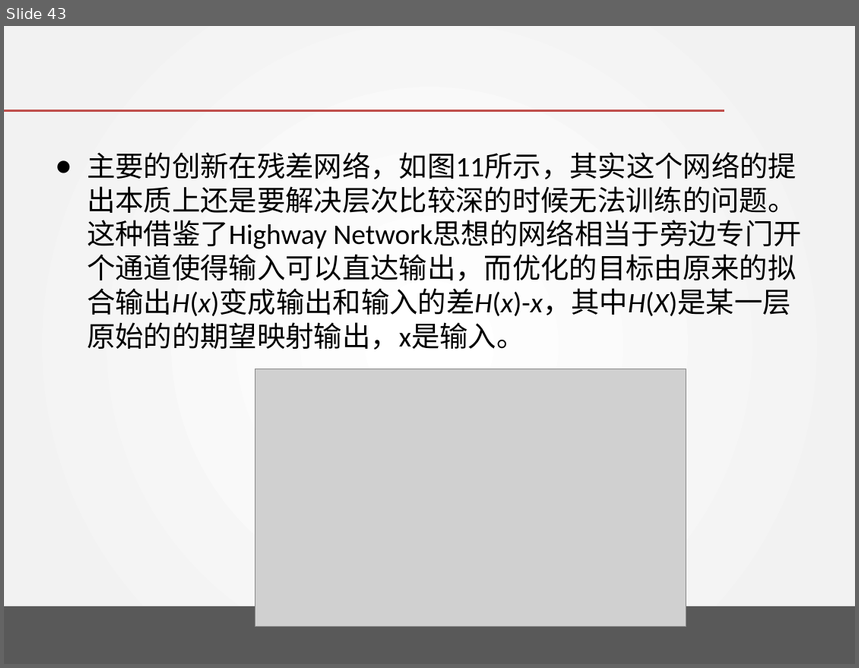
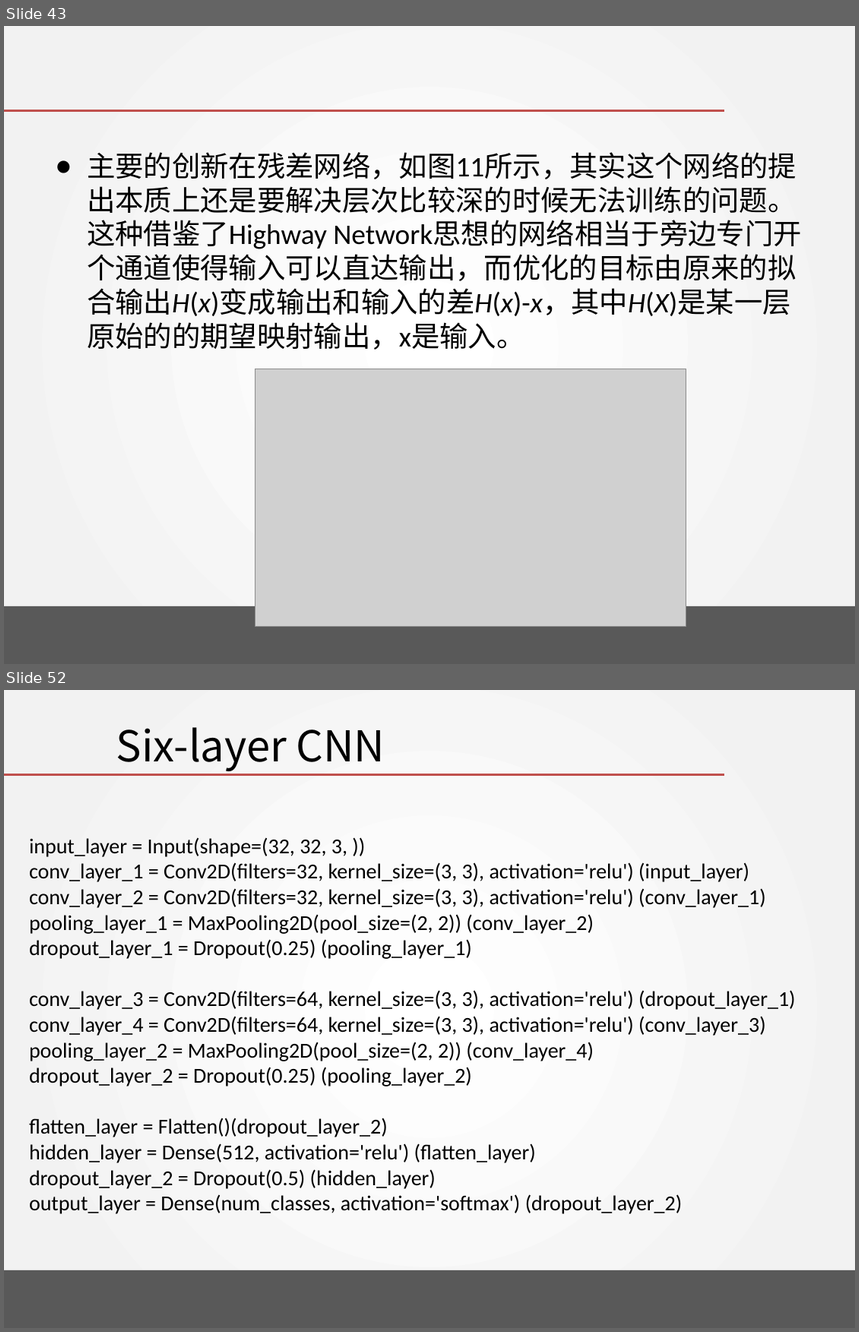
Before and after one commit to DavidPeng11/Artificial_Intelligence_2018, a slide deck: chapter 12 - Convolutional Neural Networks/Convolutional Neural Networks.pptx. Shown one above the other, each under a label of ours: slide 43 before the commit, slides 43 and 52 after it; the slides between them are not shown. The pictures are 859x668 and 859x1332 pixels, drawn with LibreOffice and Linux fonts; fonts in the diff are those of the drawing; grey boxes stand for pictures; background and template pictures are left out. Boxes give left, top, right and bottom in pixels: in the first picture for what was removed or moved away, otherwise in the second. Text is boxed around its words. In the diff, an @@ line names an element or a change of style, - is before the commit and + after.

```diff
--- a/chapter 12 - Convolutional Neural Networks/Convolutional Neural Networks.pptx
+++ b/chapter 12 - Convolutional Neural Networks/Convolutional Neural Networks.pptx
@@ slide 52 added at (4, 690, 855, 1328), background gradient #FFFFFF to #F2F2F2; not listed: 2 template elements that a slide beside it also shows @@
@@ title added at (116, 727, 386, 771), 36 pt, text #000000 @@
+Six-layer CNN
@@ text added at (29, 837, 796, 1214), 18 pt, text #000000 @@
+input_layer = Input(shape=(32, 32, 3, ))
+conv_layer_1 = Conv2D(filters=32, kernel_size=(3, 3), activation='relu') (input_layer)
+conv_layer_2 = Conv2D(filters=32, kernel_size=(3, 3), activation='relu') (conv_layer_1)
+pooling_layer_1 = MaxPooling2D(pool_size=(2, 2)) (conv_layer_2)
+dropout_layer_1 = Dropout(0.25) (pooling_layer_1)
+conv_layer_3 = Conv2D(filters=64, kernel_size=(3, 3), activation='relu') (dropout_layer_1)
+conv_layer_4 = Conv2D(filters=64, kernel_size=(3, 3), activation='relu') (conv_layer_3)
+pooling_layer_2 = MaxPooling2D(pool_size=(2, 2)) (conv_layer_4)
+dropout_layer_2 = Dropout(0.25) (pooling_layer_2)
+flatten_layer = Flatten()(dropout_layer_2)
+hidden_layer = Dense(512, activation='relu') (flatten_layer)
+dropout_layer_2 = Dropout(0.5) (hidden_layer)
+output_layer = Dense(num_classes, activation='softmax') (dropout_layer_2)
```
Also in this commit, not shown: 16 other slides added, 2 other files.
